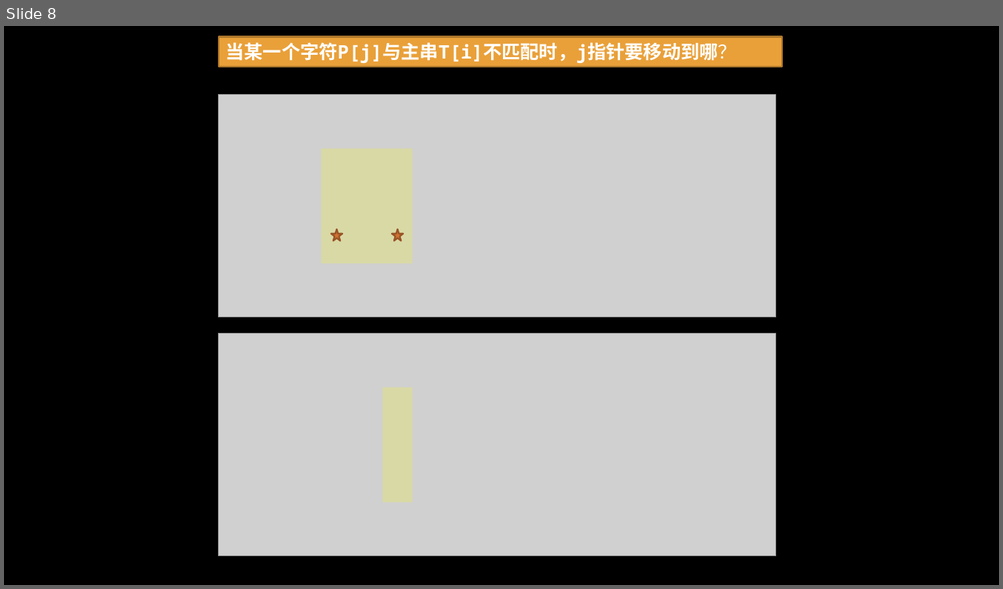
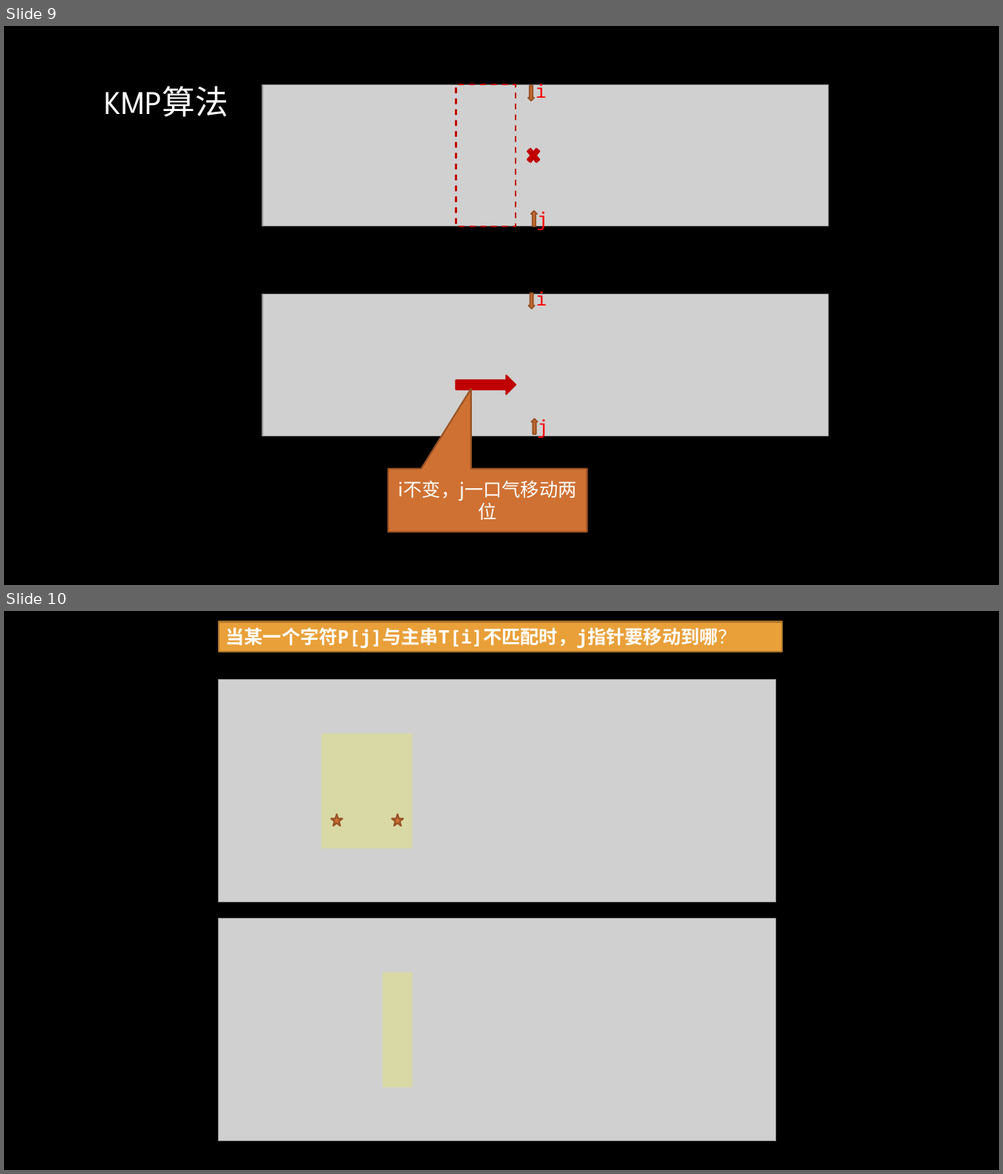
Before and after one commit to gzshawnliang/competitive-programming, a slide deck: doc/Other/KMP算法.pptx. Shown one above the other, each under a label of ours: slide 8 before the commit, slides 9 and 10 after it. The pictures are 1003x589 and 1003x1174 pixels, drawn with LibreOffice and Linux fonts; fonts in the diff are those of the drawing; grey boxes stand for pictures; background and template pictures are left out. Boxes give left, top, right and bottom in pixels: in the first picture for what was removed or moved away, otherwise in the second. Text is boxed around its words. In the diff, an @@ line names an element or a change of style, - is before the commit and + after.

```diff
--- a/doc/Other/KMP算法.pptx
+++ b/doc/Other/KMP算法.pptx
@@ slide 9 added at (4,26,999,585), background picture (left out) @@
@@ title added at (105,86,229,117), 32 pt, text gradient #FFFFFF to #A6A6A6 @@
+KMP算法
@@ picture added at (262,85,828,227) @@
@@ rectangle added at (456,85,516,227), outline #C00000 1.5 pt dashed @@
@@ cross added at (525,145,542,167), fill #C00000, outline #C00000 1.5 pt @@
@@ group added at (528,80,548,230): 2 down arrows, 2 texts @@
+i
+j
@@ picture added at (262,295,828,437) @@
@@ right arrow added at (456,376,516,395), fill #C00000, outline #C00000 1.5 pt @@
@@ group added at (529,288,548,438): 2 down arrows, 2 texts @@
+i
+j
@@ speech box added at (388,469,587,533), fill #CF7133, outline #995426 1.5 pt, 18 pt, text #FFFFFF @@
+i不变，j一口气移动两位
@@ what was slide 8 is now slide 10 @@
```
Also in this commit, not shown: 7 slides changed, 2 other slides added, 1 slide removed, 2 other files.
